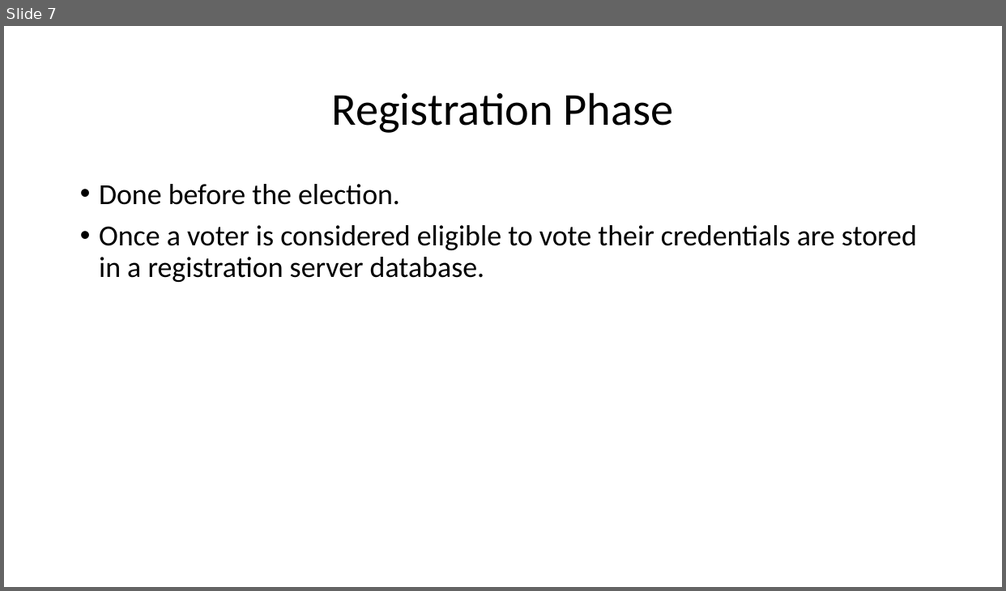
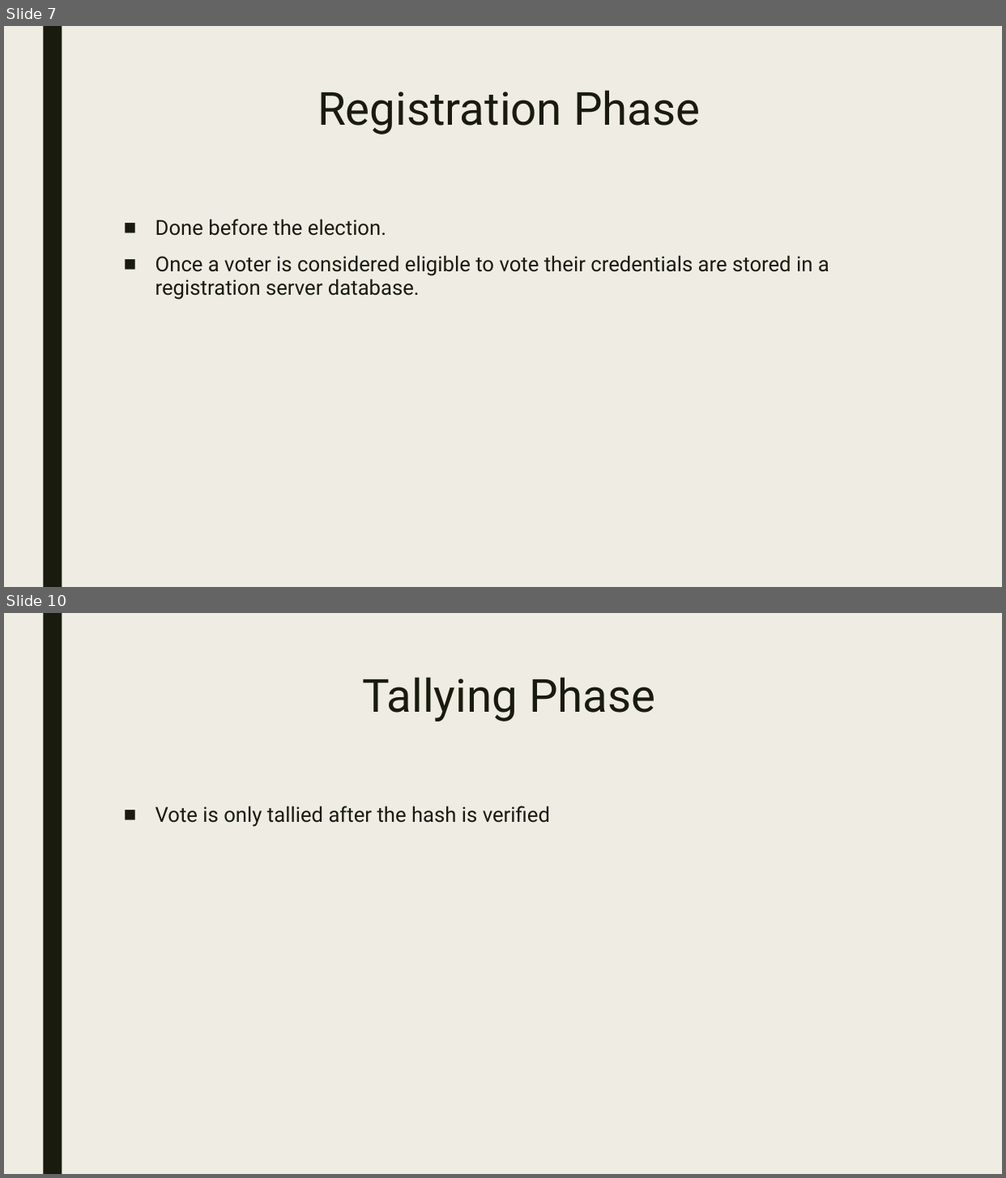
Before and after one commit to mollicap16/Crypto_Final, a slide deck: doc/Crypto_Final_Presentation.pptx. Shown one above the other, each under a label of ours: slide 7 before the commit, slides 7 and 10 after it; the slides between them are not shown. The pictures are 1006x591 and 1006x1178 pixels, drawn with LibreOffice and Linux fonts; fonts in the diff are those of the drawing. Boxes give left, top, right and bottom in pixels: in the first picture for what was removed or moved away, otherwise in the second. Text is boxed around its words. In the diff, an @@ line names an element or a change of style, - is before the commit and + after.

```diff
--- a/doc/Crypto_Final_Presentation.pptx
+++ b/doc/Crypto_Final_Presentation.pptx
@@ slide 10 added at <box>4,613,1002,1174</box>, background #EFEDE3; not listed: 1 template element that a slide beside it also shows @@
@@ title added at <box>362,677,655,722</box>, 44 pt, text #191B0E @@
+Tallying Phase
@@ text added at <box>155,806,550,827</box>, 20 pt, text #191B0E @@
+■ Vote is only tallied after the hash is verified
@@ slide 7 changed as well @@
@@ background #FFFFFF to #EFEDE3 @@
@@ rectangle added at <box>43,26,62,587</box>, fill #191B0E @@
@@ title "Registration Phase": place and size @@
-title "Registration Phase" at <box>332,92,674,133</box>
+title "Registration Phase" at <box>317,90,700,135</box>
@@ title "Registration Phase" at <box>317,90,700,135</box>: font Calibri to Roboto, text colour #000000 to #191B0E; line spacing 0.9 to 0.89; vertical alignment middle to top @@
@@ text "Done before the election.": place and size @@
-text "Done before the election." at <box>99,184,917,282</box>
+text "Done before the election." at <box>155,219,829,300</box>
@@ text "Done before the election." at <box>155,219,829,300</box>: size 28 to 20 pt, font Calibri to Roboto, text colour #000000 to #191B0E; bullet • to ■; line spacing 0.9 to 0.94; more space between paragraphs @@
```
Also in this commit, not shown: 7 other slides changed, 8 other slides added, 2 slides removed.
